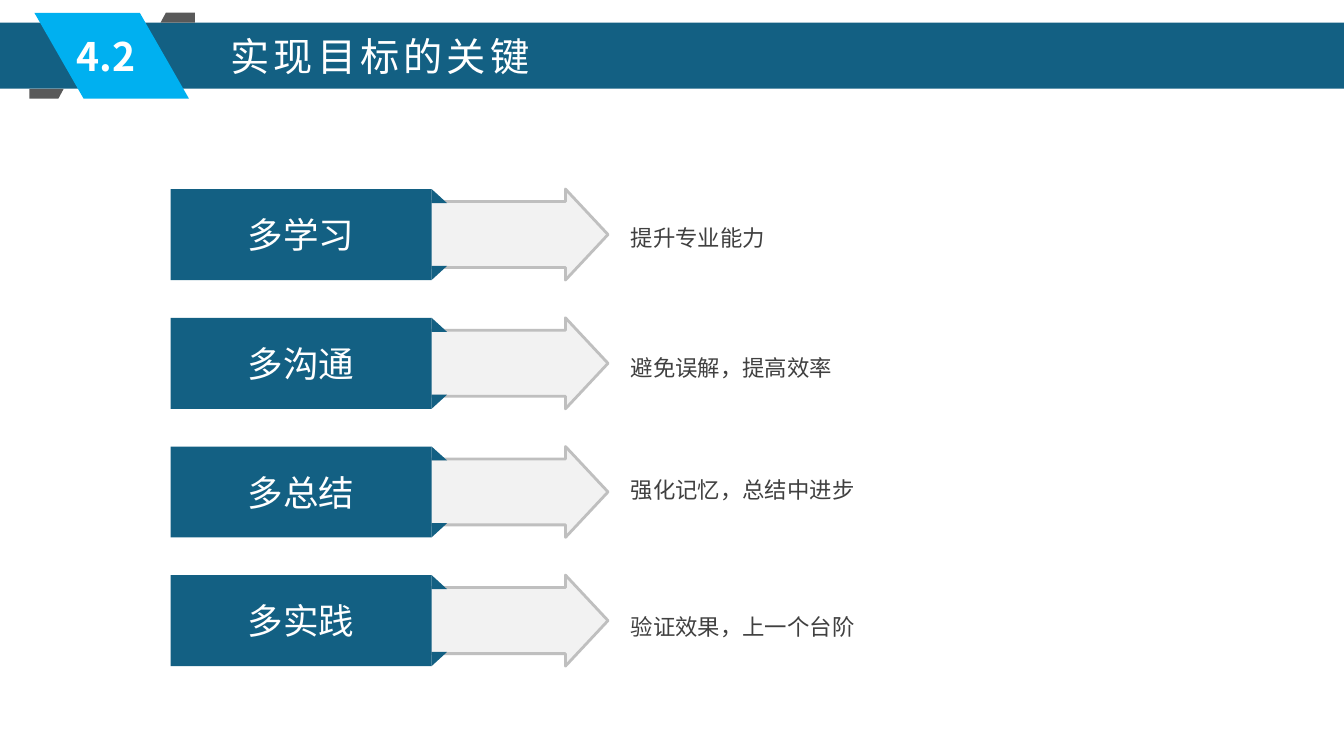
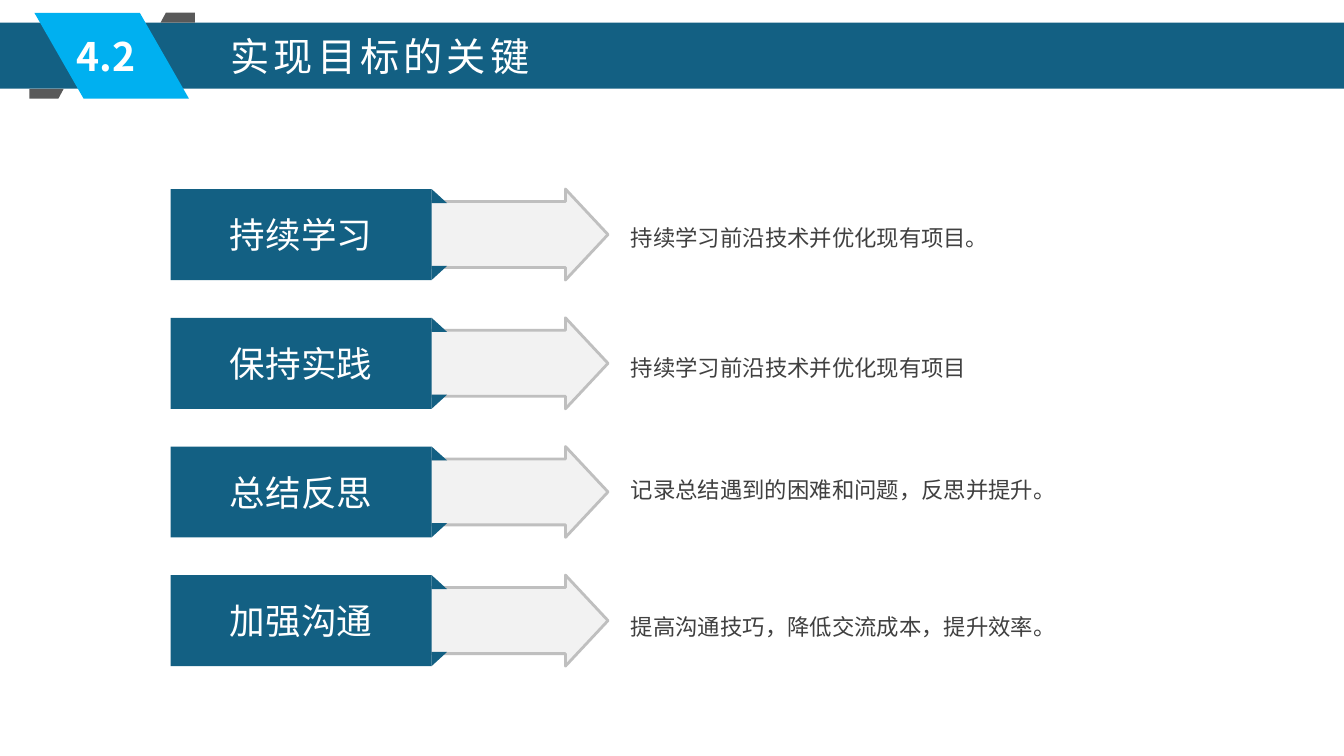
Before and after one commit to xljnc/husky-starter, a slide deck: slide 17 of doc/zzdb.pptx (slide 16 before the commit). Drawn at 1344x756 pixels with LibreOffice and Linux fonts; fonts in the diff are those of the drawing. Boxes give left, top, right and bottom in pixels: in the first picture for what was removed or moved away, otherwise in the second. Text is boxed around its words. In the diff, an @@ line names an element or a change of style, - is before the commit and + after.

```diff
--- a/doc/zzdb.pptx
+++ b/doc/zzdb.pptx
@@ text in rectangle at (x1=230, y1=218, x2=372, y2=251): text changed @@
-多学习
+持续学习
@@ text at (x1=631, y1=227, x2=988, y2=248): text changed @@
-提升专业能力
+持续学习前沿技术并优化现有项目。
@@ text in rectangle at (x1=230, y1=347, x2=372, y2=380): text changed @@
-多沟通
+保持实践
@@ text at (x1=631, y1=357, x2=966, y2=378): text changed @@
-避免误解，提高效率
+持续学习前沿技术并优化现有项目
@@ text in rectangle at (x1=230, y1=476, x2=372, y2=509): text changed @@
-多总结
+总结反思
@@ text at (x1=631, y1=479, x2=1056, y2=500): text changed @@
-强化记忆，总结中进步
+记录总结遇到的困难和问题，反思并提升。
@@ text in rectangle at (x1=230, y1=604, x2=372, y2=637): text changed @@
-多实践
+加强沟通
@@ text at (x1=631, y1=616, x2=1055, y2=637): text changed @@
-验证效果，上一个台阶
+提高沟通技巧，降低交流成本，提升效率。
```
Also in this commit, not shown: 7 other slides changed, 1 slide added.
